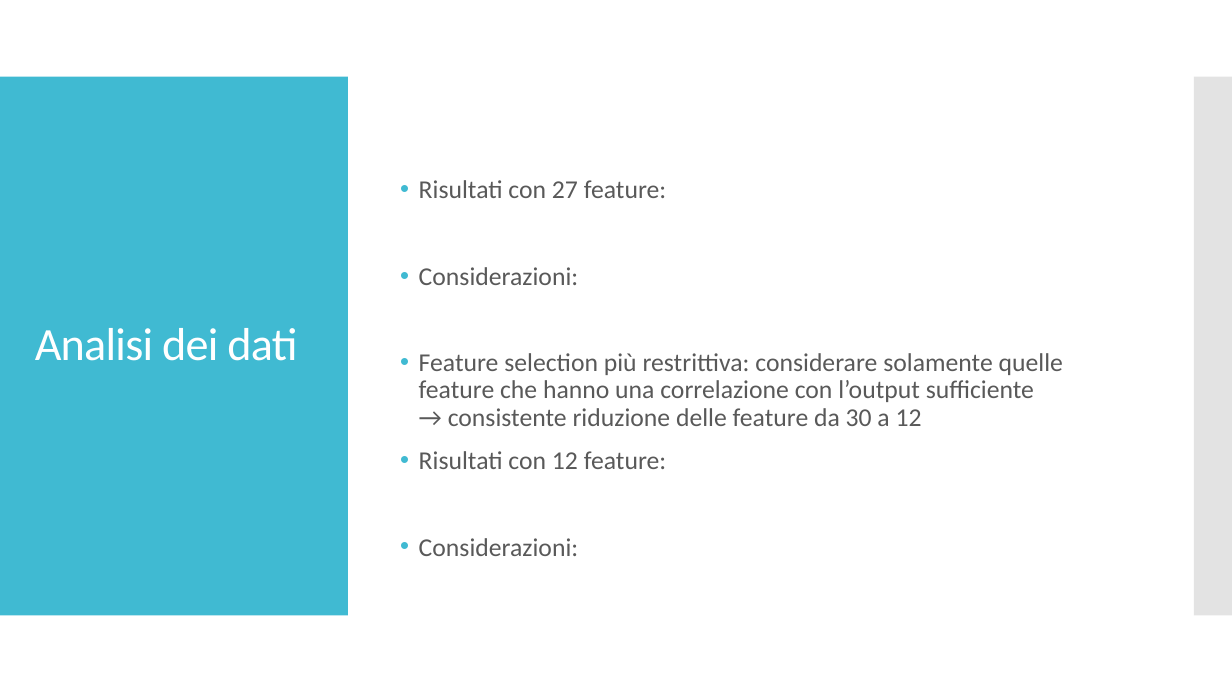
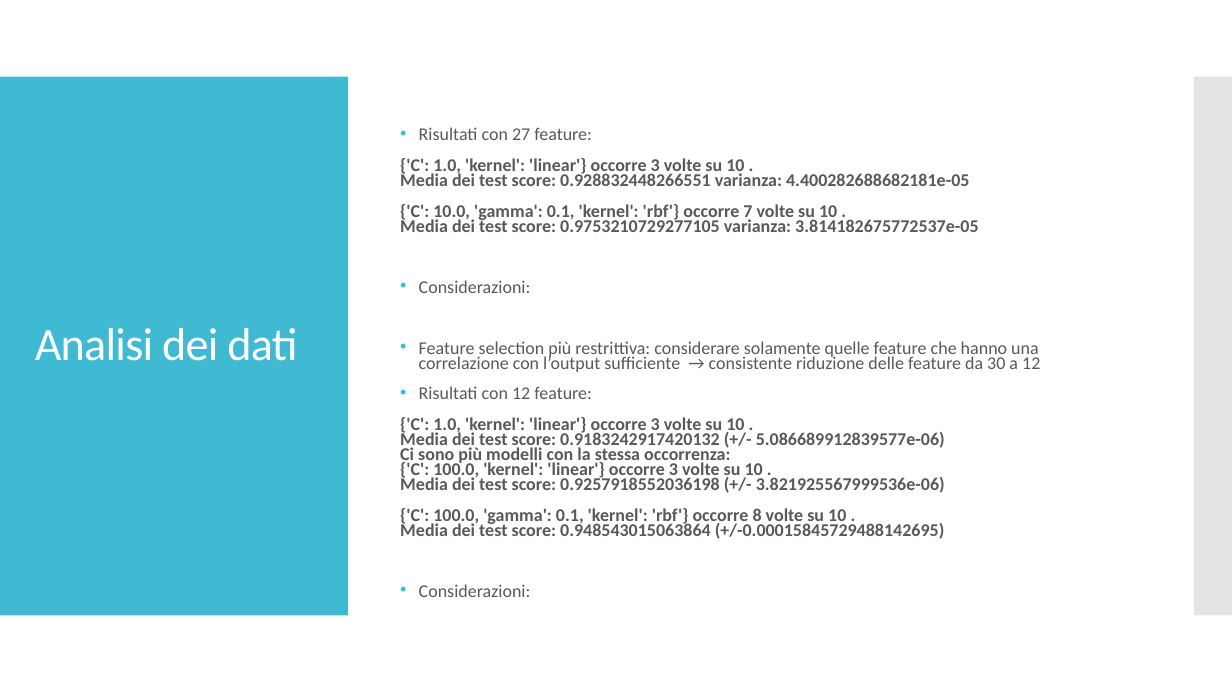
Before and after one commit to gianlubiscotto/Data-Analysis-and-Data-Mining, a slide deck: slide 6 of slide.pptx (slide 5 before the commit). Drawn at 1232x693 pixels with LibreOffice and Linux fonts; fonts in the diff are those of the drawing. Boxes give left, top, right and bottom in pixels: in the first picture for what was removed or moved away, otherwise in the second. Text is boxed around its words. In the diff, an @@ line names an element or a change of style, - is before the commit and + after.

Commit message:
selection su notebook diversi

```diff
--- a/slide.pptx
+++ b/slide.pptx
@@ text at (419,127,1040,597): size 20 to 14 pt in "Risultati con 27 feature:", "Considerazioni:", "Feature selection più restrittiva: considerare solamente que ...", "Risultati con 12 feature:" and 1 more places; line spacing 0.9 to 0.7 @@
@@ text at (400,158,978,232): paragraphs added @@
+{'C': 1.0, 'kernel': 'linear'} occorre 3 volte su 10 .
+Media dei test score: 0.928832448266551 varianza: 4.400282688682181e-05
+{'C': 10.0, 'gamma': 0.1, 'kernel': 'rbf'} occorre 7 volte su 10 .
+Media dei test score: 0.9753210729277105 varianza: 3.814182675772537e-05
@@ text at (400,417,945,539): paragraphs added @@
+{'C': 1.0, 'kernel': 'linear'} occorre 3 volte su 10 .
+Media dei test score: 0.9183242917420132 (+/- 5.086689912839577e-06)
+Ci sono più modelli con la stessa occorrenza:
+{'C': 100.0, 'kernel': 'linear'} occorre 3 volte su 10 .
+Media dei test score: 0.9257918552036198 (+/- 3.821925567999536e-06)
+{'C': 100.0, 'gamma': 0.1, 'kernel': 'rbf'} occorre 8 volte su 10 .
+Media dei test score: 0.948543015063864 (+/-0.00015845729488142695)
```
Also in this commit, not shown: 2 other slides changed, 6 slides added, 1 slide removed, 4 other files.
